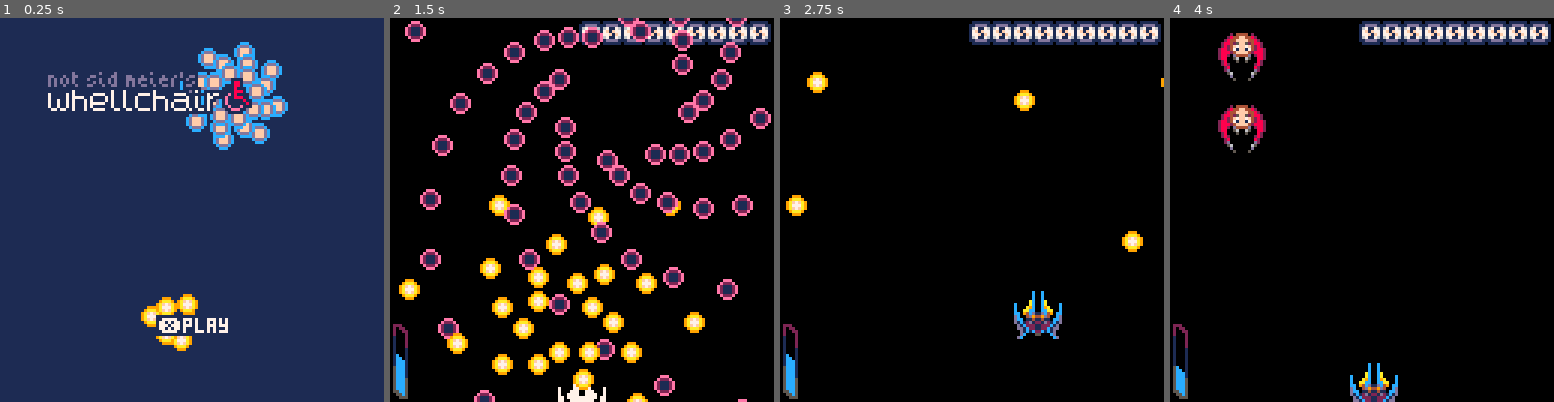
Above: before the commit, frames 1-4 (left to right).
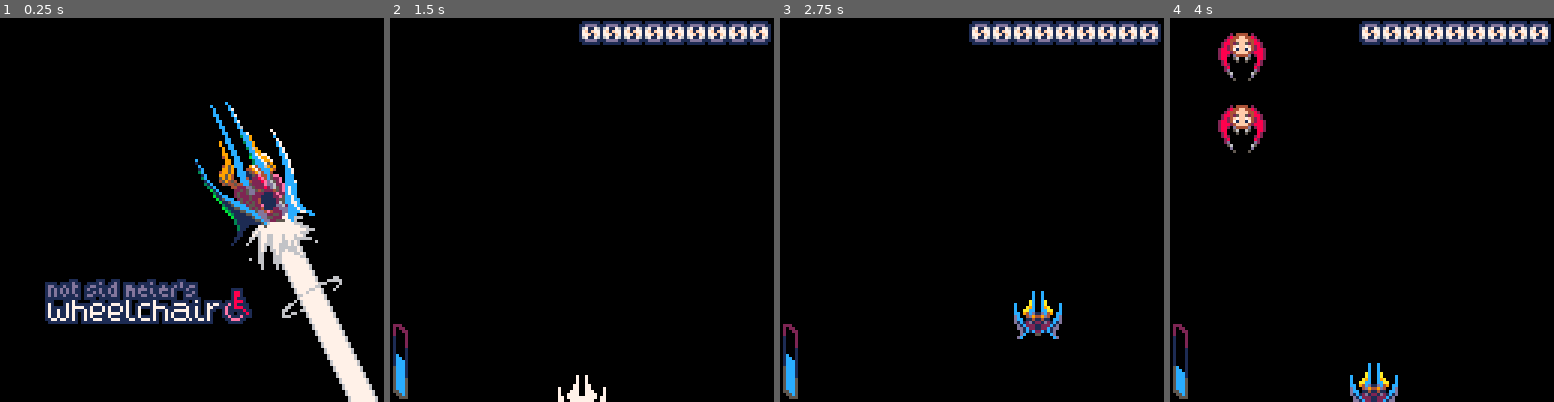
Above: after the commit, the same moments.

Repository: moechofe/pico8-mademoiselle-danmaku
Game: PICO-8 cartridge md.p8
Two runs of this game, one before a commit and one after it. Both use one fixed random seed, a clock stepped at 60 frames per second and the inputs below.
Inputs:
- Up to frame 1 (0.25 s): no input
- Up to frame 2 (1.5 s): tap X (X key) at 0.33, 1.07 s; tap O (Z key) at 0.7 s
- Up to frame 3 (2.75 s): hold Right 1.6-2.1 s; tap O (Z key) at 1.7, 2.1, 2.5 s; tap X (X key) at 1.85 s; hold Up 2.15-2.42 s; hold Right from 2.47 s (still down)
- Up to frame 4 (4 s): tap O (Z key) at 2.9, 3.3, 3.7 s; tap X (X key) at 2.97 s; release Right at 3.03 s; hold Left 3.08-3.58 s; hold Down 3.63-3.97 s

The runs differ from the first frame. In frame 1, 96% of the frame differs, in the area x 0-100%, y 0-100%; in frame 2, 16%; in frame 3, 0.9%; in frame 4, nothing differs.

Commit message:
work on title screen and tokens

Diff:
--- a/md.p8
+++ b/md.p8
@@ -3,6 +3,9 @@
 __lua__
 -- mademoiselle danmaku 0.22
 -- martin mauchauffee
+
+-- todo: do not reduce hit
+-- when kill ship using beam
 
 -- toto: rename hit by multiply
 
@@ -176,8 +179,6 @@
 ps.g,ps.l=1,8
 hs={} -- ships
 hs.g,hs.l=1,16
-fs={} -- formations
-fs.g,fs.l=1,8
 bo={} -- boss
 ve={} -- vessel
 be={} -- beam
@@ -192,10 +193,9 @@
 fp={} -- front circle particl
 fp.g,fp.l=21,32
 le={} -- level
-co={} -- director normal setup
-co.ss=1000 -- shape speed multiplyer
-co.sc=1000 -- shape count multiplyer
-co.hb=1000 -- ship hp multiplyer
+coss=1000 -- shape speed multiplyer
+cosc=1000 -- shape count multiplyer
+cohb=1000 -- ship hp multiplyer
 ui={} -- ui
 scog={} -- digit for score
 scos={} -- score per digits
@@ -217,7 +217,7 @@
 -- conductor helper
 
 function bcount(c)
- local n=max(1,c*(co.sc/1000))
+ local n=max(1,c*(cosc/1000))
  if(c%2!=n%2)n+=1
  return n end
 
@@ -885,7 +885,7 @@
  q.c,q.d,q.e,q.t,q.n,q.m,q.s,
  q.w,q.z,q.h,q.f
  =bcount(c),0,d,t,n,m,
- s*(co.ss/1000),w,0,h,f end
+ s*(coss/1000),w,0,h,f end
 
 -- x,y= position
 -- u,v= direction
@@ -902,7 +902,7 @@
  h.m,h.a,h.b,h.d,h.e,h.c,h.z,
  h.r,h.t
  =x,y,u,v,f,s,o,m,true,
- flr(b*(co.hb/1000)),0,b,0,0,r,0
+ flr(b*(cohb/1000)),0,b,0,0,r,0
  return h end
 
 function damage(h,v,qs,ve,ui)
@@ -934,7 +934,7 @@
   else
    kill(h)
    locald(h.x,h.y,h.r/2,h.r/100)
-   --co.ss=min(1400,co.ss+10)
+   --coss=min(1400,coss+10)
   end
  end
 end
@@ -951,7 +951,7 @@
  if(qs[h.q])qs[h.q].t=0
  sco(max(99,(h.c*333)-h.z+h.r))
  if(h.q>0)qs[h.q].t=0
- if ve.p<ui.p-3 then
+ if ve.p<uipo-3 then
   effect(h.x,h.y,hit(h.r))
   if hitv<999 then
    hitv+=1
@@ -974,9 +974,9 @@
  else
   for i=1,3 do hitg[i]=0 end
   hitv=0
-  --ui.p=20
- end
- --co.hb=min(1300,co.hb+10)
+  --uipo=20
+ end
+ --cohb=min(1300,cohb+10)
 end
 
 function dead()
@@ -984,9 +984,9 @@
  effect(ve.x,ve.y,die,0)
  ve.x,ve.y=0,140
  anim=arrive(110)
- --co.ss=max(700,co.ss-150)
- --co.sc=max(500,co.sc-200)
- --co.hb=max(600,co.hb-100)
+ --coss=max(700,coss-150)
+ --cosc=max(500,cosc-200)
+ --cohb=max(600,cohb-100)
 end
 
 -- ============================
@@ -1026,15 +1026,15 @@
   h=flr(h/10) i-=1 end end
 
 function power(v,p)
- if v.p<ui.p and p>0.125
+ if v.p<uipo and p>0.125
  and le.z%5==0 then
   effect(ve.x,ve.y,dart)
  end
- v.p=min(ui.p,v.p+p+hitv/100)
+ v.p=min(uipo,v.p+p+hitv/100)
 end
 
 function extend(p)
- ui.p=min(80,ui.p+1) end
+ uipo=min(80,uipo+1) end
 
 function reset(lvl)
  la=16
@@ -1087,7 +1087,7 @@
  -- ui
  for i=1,9 do scog[i]=112 scos[i]=0 end
  for i=1,3 do hitg[i]=0 end
- ui.p,ui.h,hitd,hitv=20,0,0,0
+ uipo,hitd,hitv=20,0,0
  -- x,y=position
  -- u,v=target position
  -- s=speed
@@ -1153,15 +1153,35 @@
 end
 
 function present()
- local s,c,d=0,{},{}
- c.x,c.y,c.u,c.v,c.o,c.c
- =14,26,0,1,7,0
- d.x,d.y,d.u,d.v,d.o,d.c
- =-6,101,0,1,4,0
- fire(d,3,3,20000,arc(.5,.05),roundinf,.4,4,false)
- fire(c,8,2,30000,arc(.5,.03),roundinf,1,1,false)
+ local s,c,d,x,y,z,w,m,n
+ =0,{},{},70,43,0,1
+ --c.x,c.y,c.u,c.v,c.o,c.c
+ --=14,26,0,1,7,0
+ --d.x,d.y,d.u,d.v,d.o,d.c
+ --=-6,101,0,1,4,0
+ --fire(d,3,3,20000,arc(.5,.05),roundinf,.4,4,false)
+ --fire(c,8,2,30000,arc(.5,.03),roundinf,1,1,false)
  return cocreate(function()
   while true do
+   camera(rnd(2)-1,rnd(3)-1)
+   x+=w/4
+   spr(203,x-8,y,5,3)
+   spr(252,x,y+24,2,1)
+   spr(249,x,y-8,3,1)
+   spr(254,x-8,y-16,2,1)
+   m=x+14
+   n=y+27
+   for i=1,10 do
+    line(m+i,n,m+i+30,n+60
+    ,i%9==1 and 6 or 7)
+   end
+   if(z==58)w=-w
+   z=z%50+9
+   spr(96,m+z/2-5,n+z)
+   spr(97,m+z/2+2,n+z-8,2,1)
+   spr((z%30)>15 and 160 or 163
+   ,m-5,n-3,3,2)
+   camera(-64,-70)
    spr(192,-49,16,9,2)
    if(s>15)spr(224,-50,30,2,2)
    if(s>16)spr(226,-35,30,1,2)
@@ -1176,8 +1196,8 @@
    if(s>25)spr(232,42,30,1,2,true)
    if(s>39)rectfill(-49,44,15,50,1)rectfill(19,44,35,50,1)print("uncomprehensible zero",-48,45,13)
    if(s>44)rectfill(-49,50,-25,56,1)rectfill(-21,50,7,56,1)print("bomber fighter",-48,51,13)
-   rectfill(-12,99,12,105,1)
-   print("\151play",-11,100,7)
+   --rectfill(-12,99,12,105,1)
+   --print("\151play",-11,100,7)
    if(s<75)s=s+1
    if s>30 and btnp(5) then
     anim=false
@@ -1212,11 +1232,12 @@
  if not anim then
   anim=present()
  end
- cls(1)
- pat(true)
- titlerotpal(0.2)
- bul()
- pal()
+ cls()
+ --pat(true)
+ --titlerotpal(0.2)
+ --bul()
+ --pal()
+ --art(15,40)
  if anim and costatus(anim) then
   coresume(anim)
  end
@@ -1311,7 +1332,7 @@
    if d<200 then
     ve.d=true
     power(ve,0.375)
-    --co.sc=min(1500,co.sc+1)
+    --cosc=min(1500,cosc+1)
    end
   end
   if b.x<-72 or b.x>72
@@ -1327,15 +1348,15 @@
   spr(scog[i],i*7-8,1)
  end --pal()palt()
  -- draw lazerbar
- spr(74,-65,122-ui.p)
+ spr(74,-65,122-uipo)
  spr(75,-65,111,1,2)
- line(-63,115,-63,126-ui.p,1)
- line(-59,119,-59,130-ui.p,1)
+ line(-63,115,-63,126-uipo,1)
+ line(-59,119,-59,130-uipo,1)
  for i=0,2 do
   if ve.p>0.125 then
    c=12
    if(ve.p<5)c=6
-   if(ve.p>ui.p-3.25)c=8
+   if(ve.p>uipo-3.25)c=8
    line(-62+i,123+i,-62+i,123+i-ve.p,c)
   end
  end
@@ -1398,15 +1419,12 @@
    bo.y=bo.v
   end
   x,y=bo.x,bo.y
-  spr(132,x-32,y-16,4,4)
+  spr(132,x-32,y-16,4,2)
   spr(136,x-32,y+0,4,2)
   spr(140,x-32,y+16,4,2)
-  spr(132,x,y-16,4,4,true)
+  spr(132,x,y-16,4,2,true)
   spr(136,x,y+0,4,2,true)
   spr(140,x,y+16,4,2,true)
-  -- check collision with boss
-  --d=dis(bo.x,bo.y,ve.x,ve.y)
-  --if(d<400)dead()
  end
  -- update,draw ship
  for i=1,hs.l do
@@ -1522,7 +1540,7 @@
   end
   ld=1.4
   -- fixme: duplicated
-  if ve.p>ui.p-3.25 then
+  if ve.p>uipo-3.25 then
    if(la==16)la=25
    ld=1.7
    pal(7,0)pal(12,8)pal(6,2)
@@ -1597,11 +1615,6 @@
   =-128,0,0,0,0,0,0,none,false,
   0,0,0,0,0,0,0,0
  end
- -- formation warmup
- for i=1,fs.l do
-  f={} fs[i]=f
-  f.f,f.z=none,0
- end
  -- local damage warmup
  for i=1,lo.l do
   l={} lo[i]=l
@@ -1646,7 +1659,7 @@
   print("m"..flr(stat(0)).." c"..flr(stat(1)*1000)/1000,18,1,7)
   print("z"..le.z..">"..flr(le.a),18,7,9)
   print(err,-57,122,8)
-  --print("speed:"..co.ss.." count:"..co.sc.." hp"..co.hb,-60,30,10)
+  --print("speed:"..coss.." count:"..cosc.." hp"..cohb,-60,30,10)
 
   x,y=le.a%128,flr(le.a/128)
   map(x-8,y,-68,17,32,1)
Not shown, changed: 56 lines of the sprite sheet (__gfx__) section of md.p8
